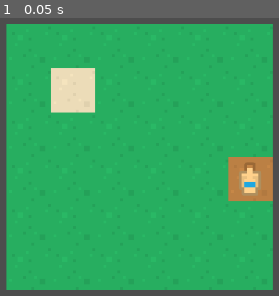
Above: before the commit, frame 1.
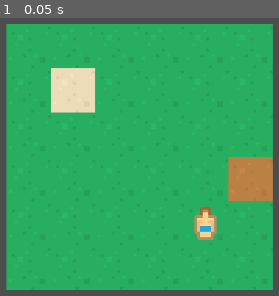
Above: after the commit, the same moment.

Repository: ApostolisSiampanis/intelligent-agents
Game: Godot game, scene res://scenes/main_scene.tscn
The game is run twice, just before and just after one commit, with the same random seed, the same clock (stepped at 60 frames per second) and the same inputs.
Inputs:
- Up to frame 1 (0.05 s): no input

The runs differ from the first frame. In frame 1, 1.5% of the frame differs, in the area x 69-94%, y 51-80%.

Commit message:
find agent destination method
Co-Authored-By: Anthony Roussos <anthony.rouss@proton.me>

Diff:
--- a/scenes/main_scene.tscn
+++ b/scenes/main_scene.tscn
@@ -15,6 +15,7 @@
 2:0/0/custom_data_0 = "sand"
 0:1/0 = 0
 0:1/0/custom_data_0 = "village"
+1:0/0 = 0
 
 [sub_resource type="TileSet" id="TileSet_ldi06"]
 tile_size = Vector2i(64, 64)
@@ -29,11 +30,11 @@
 tile_set = SubResource("TileSet_ldi06")
 format = 2
 layer_0/name = "background"
-layer_0/tile_data = PackedInt32Array(0, 0, 0, 65536, 0, 0, 1 …(290 unchanged characters)…  0, 4, 0, 0, 65540, 0, 0, 131076, 0, 0, 196612, 0, 0, 262148, 0, 0, 327684, 0, 0, 5, 0, 0, 65541, 0, 0, 131077, 0, 0, 196613, 0, 1, 262149, 0, 0, 327685, 0, 0)
+layer_0/tile_data = PackedInt32Array(0, 0, 0, 65536, 0, 0, 1 …(290 unchanged characters)…  0, 4, 0, 0, 65540, 0, 0, 131076, 0, 0, 262148, 0, 0, 327684, 0, 0, 5, 0, 0, 65541, 0, 0, 131077, 0, 0, 262149, 0, 0, 327685, 0, 0, 196612, 0, 0, 196613, 0, 1)
 script = ExtResource("2_sn78h")
 
 [node name="Camera2D" type="Camera2D" parent="."]
 position = Vector2(176, 216)
 
 [node name="Agent" parent="." instance=ExtResource("2_7qair")]
-position = Vector2(352, 224)
+position = Vector2(352, 352)
--- a/scripts/agent.gd
+++ b/scripts/agent.gd
@@ -18,11 +18,11 @@
 
 func _on_ready():
 	print("Agent is at x: " + str(position.x) + " y: " + str(position.y))
-	var current_tile = tile_map.local_to_map(position)
+	var current_position = tile_map.local_to_map(position)
 
-	var tiles = tile_map.get_adjacent_tiles(current_tile, available_tile_steps)
+	var tiles = tile_map.get_adjacent_tiles(current_position, available_tile_steps)
 	choose_next_step(tiles)
-
+	find_destination(next_tile,current_position)
 	#print(str(next_tile.position) + ": " + next_tile.type)
 
 
@@ -32,6 +32,7 @@
 	for tile in tiles:
 		if tile.type == goal_type:
 			next_tile = tile
+			found = true
 			break
 
 	if !found:
@@ -39,14 +40,15 @@
 
 	current_state = State.WALKING
 
-
-func move_to_tile(next_tile, current_tile):
-	var dif = next_tile.position - current_tile.position
-
+func find_destination(next_tile, current_position):
+	var tile_dif = next_tile.position - current_position
+	var destination_pos = Vector2i(position) + tile_dif * tile_map.get_tile_size()
+	print("Destination: " + str(destination_pos))
+	position = destination_pos
 
 func _process(delta):
 	if current_state == State.STANDING:
 		return
 	elif current_state == State.WALKING:
-		#(0,1) -> (0, 64) -> (31, 95)
+
 		pass
--- a/scripts/tile_map.gd
+++ b/scripts/tile_map.gd
@@ -1,4 +1,9 @@
 extends TileMap
+
+const tile_size = Vector2i(64,64)
+
+func get_tile_size():
+	return tile_size
 
 class TileInfo:
 	var type = ""
